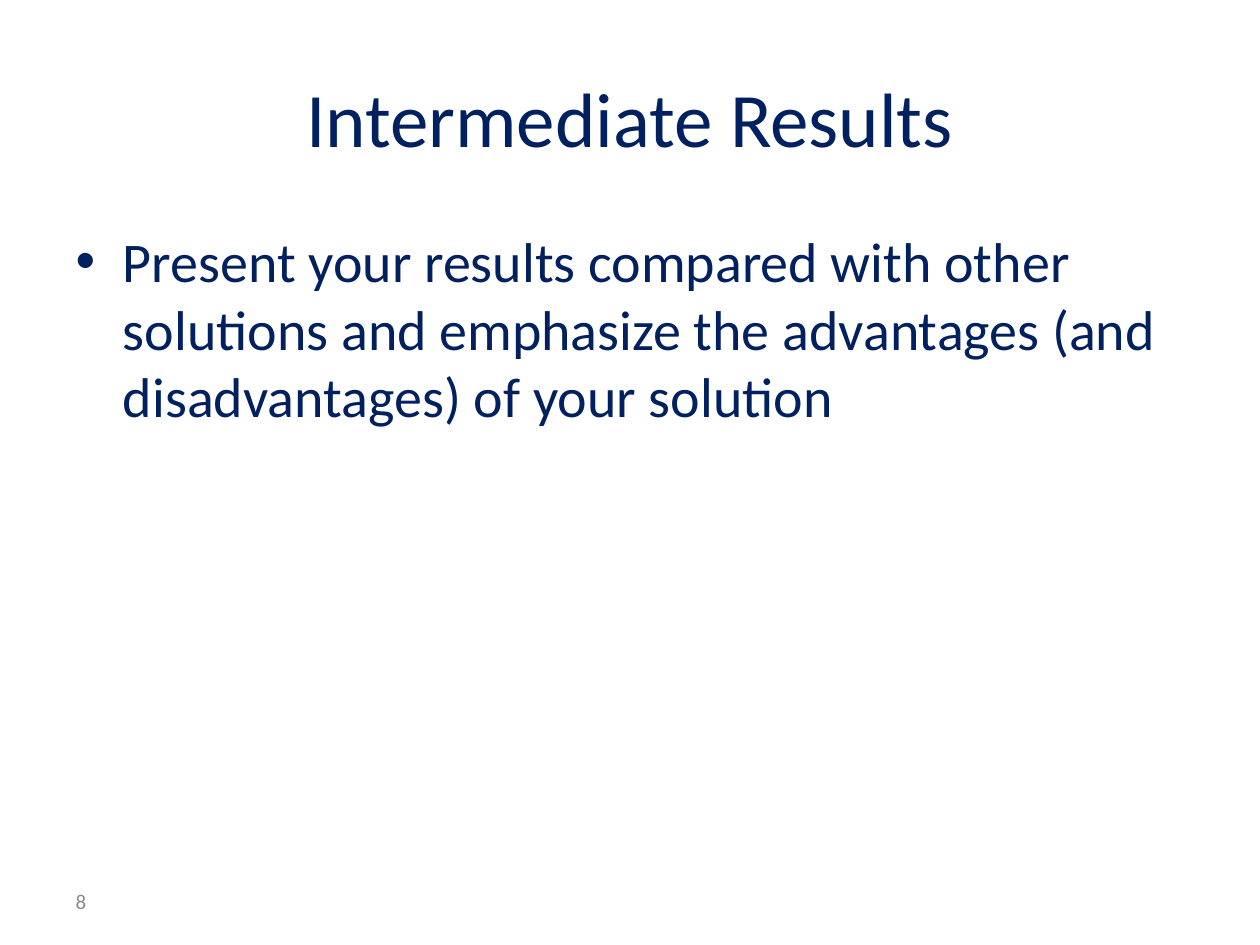
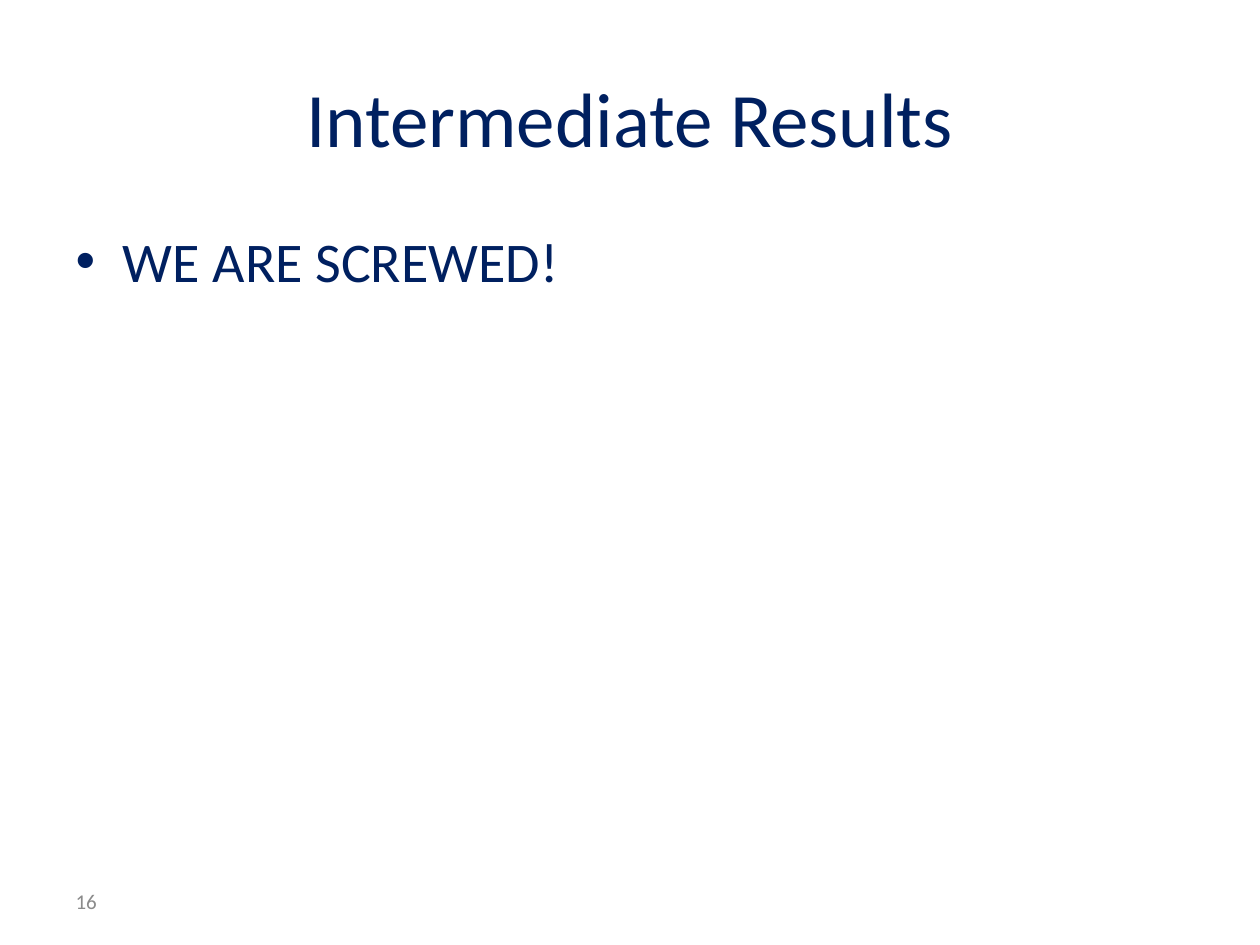
Before and after one commit to reggevlivney/BrainSway, a slide deck: slide 16 of Project_Midterm_Presentation.pptx (slide 8 before the commit). Drawn at 1260x945 pixels with LibreOffice and Linux fonts; fonts in the diff are those of the drawing; background and template pictures are left out. Boxes give left, top, right and bottom in pixels: in the first picture for what was removed or moved away, otherwise in the second. Text is boxed around its words. In the diff, an @@ line names an element or a change of style, - is before the commit and + after.

```diff
--- a/Project_Midterm_Presentation.pptx
+++ b/Project_Midterm_Presentation.pptx
@@ text at (123,244,558,283): text changed @@
-• Present your results compared with other solutions and emphasize the advantages (and disadvantages) of your solution
+• WE ARE SCREWED!
@@ page number at (76,895,97,909): text changed @@
-8
+16
```
Also in this commit, not shown: 5 other slides changed, 8 slides added, 1 slide removed.
